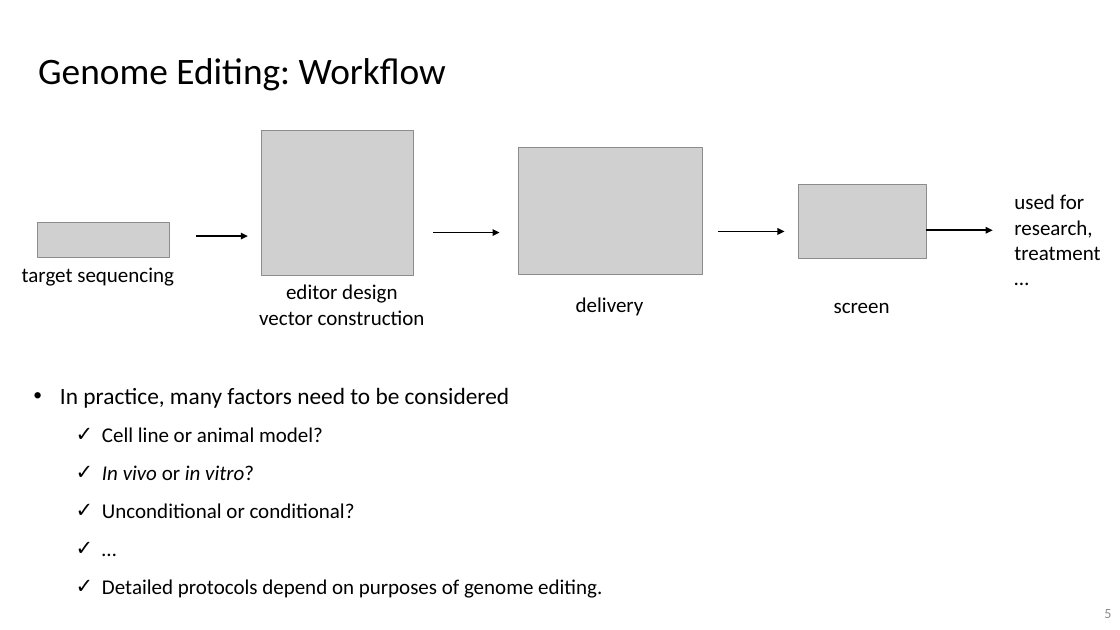
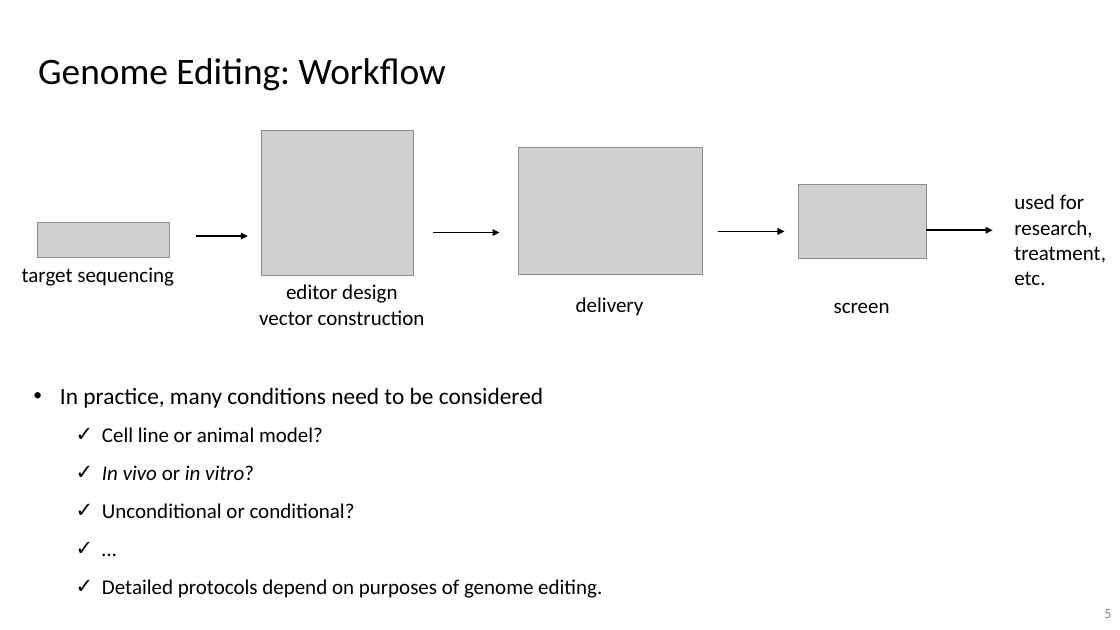
Before and after one commit to vwOvOwv/PKU-Undergraduate-Course, a slide deck: slide 5 of 遗传学讨论 (Seminar on Genetics)/topic4_genome_editing.pptx. Drawn at 1120x630 pixels with LibreOffice and Linux fonts; fonts in the diff are those of the drawing; grey boxes stand for pictures. Boxes give left, top, right and bottom in pixels: in the first picture for what was removed or moved away, otherwise in the second. Text is boxed around its words. In the diff, an @@ line names an element or a change of style, - is before the commit and + after.

```diff
--- a/遗传学讨论 (Seminar on Genetics)/topic4_genome_editing.pptx
+++ b/遗传学讨论 (Seminar on Genetics)/topic4_genome_editing.pptx
@@ text at (1014,194,1106,285): text changed @@
-used for research, treatment…
+used for research, treatment,
+etc.
@@ text at (60,387,543,408): text changed @@
-• In practice, many factors need to be considered
+• In practice, many conditions need to be considered
```
Also in this commit, not shown: 14 other slides changed.
